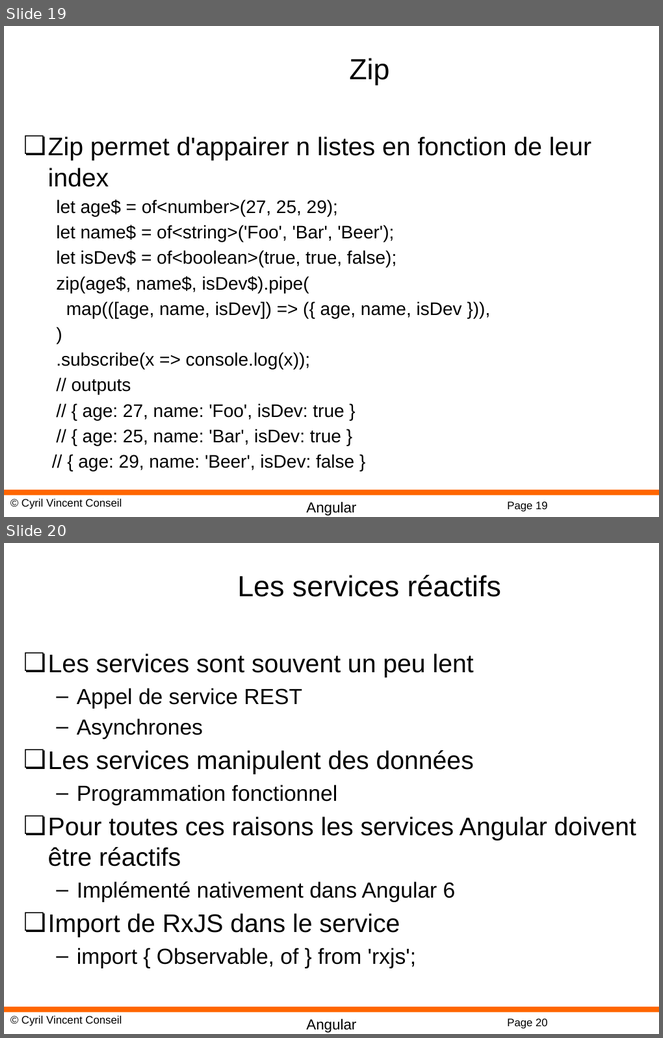
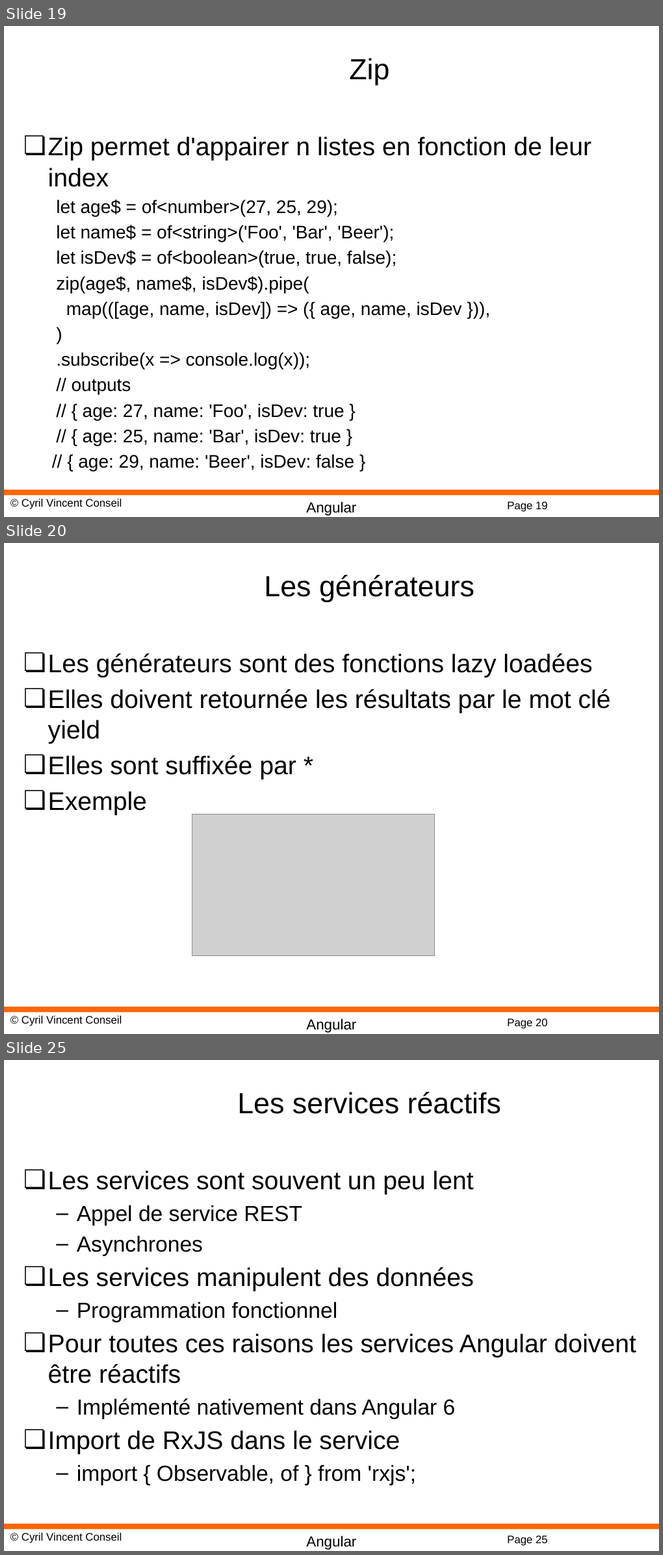
Before and after one commit to cyrilvincent/angular, a slide deck: PPT/Angular14-RXJS.pptx. Shown one above the other, each under a label of ours: slides 19 and 20 before the commit, slides 19, 20 and 25 after it; the slides between them are not shown. The pictures are 663x1038 and 663x1555 pixels, drawn with LibreOffice and Linux fonts; fonts in the diff are those of the drawing; grey boxes stand for pictures; background and template pictures are left out. Boxes give left, top, right and bottom in pixels: in the first picture for what was removed or moved away, otherwise in the second. Text is boxed around its words. In the diff, an @@ line names an element or a change of style, - is before the commit and + after.

```diff
--- a/PPT/Angular14-RXJS.pptx
+++ b/PPT/Angular14-RXJS.pptx
@@ slide 20 added at [4,543,659,1034], background #FFFFFF; not listed: 4 template elements that a slide beside it also shows @@
@@ title added at [264,575,475,602], 32 pt, text #000000 @@
+Les générateurs
@@ text added at [48,653,611,815], 28 pt, text #000000 @@
+❏ Les générateurs sont des fonctions lazy loadées
+❏ Elles doivent retournée les résultats par le mot clé yield
+❏ Elles sont suffixée par *
+❏ Exemple
@@ picture added at [192,814,434,956] @@
@@ what was slide 20 is now slide 25 @@
@@ page number at [507,1536,548,1546]: text changed @@
-Page 20
+Page 25
```
Also in this commit, not shown: 1 slide changed, 4 other slides added, 38 other files.
